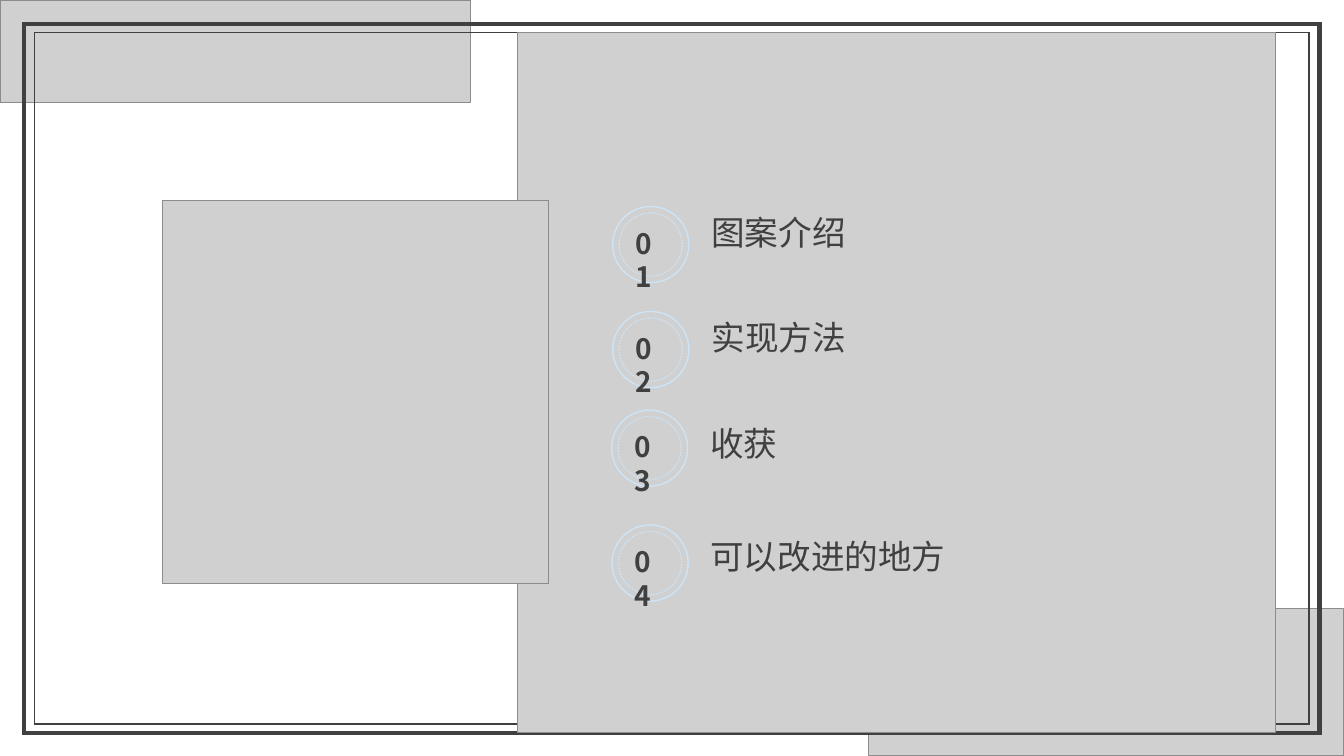
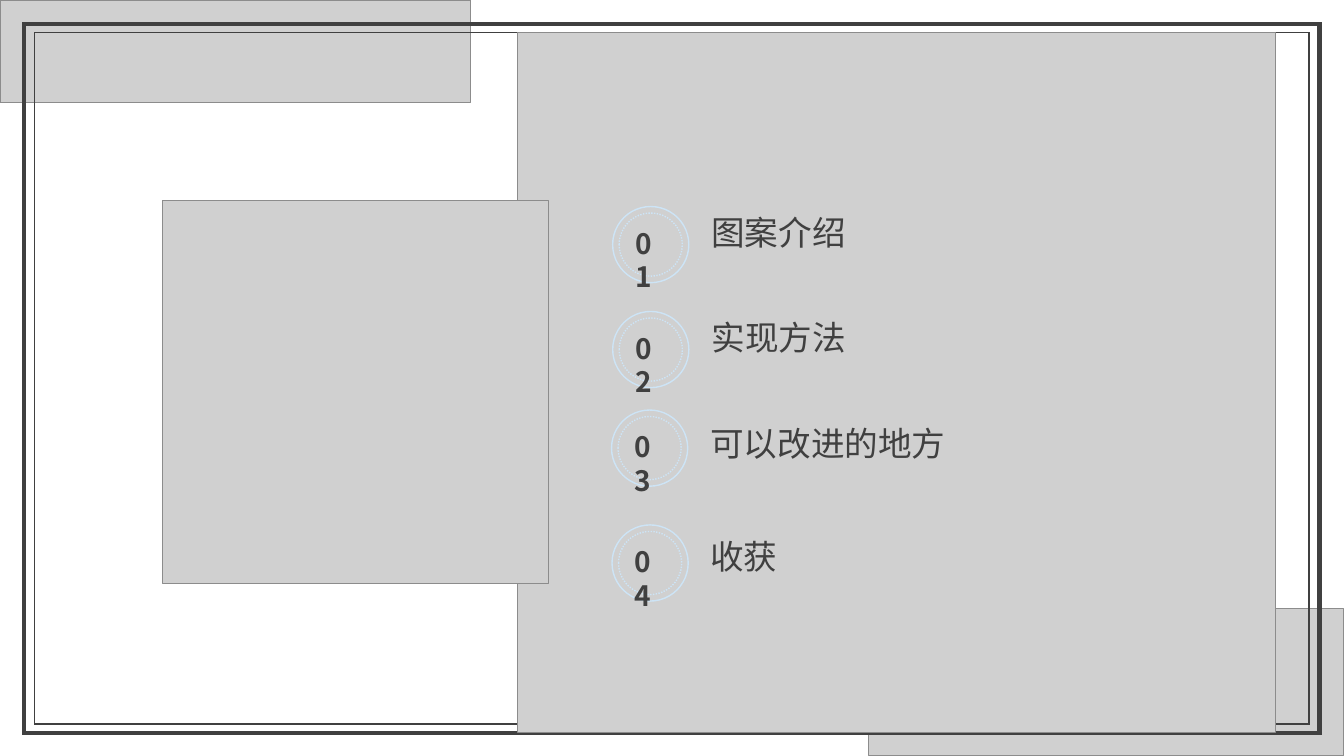
Before and after one commit to conorzhong/Webgl, a slide deck: slide 2 of first/webgl第一次作业.pptx. Drawn at 1344x756 pixels with LibreOffice and Linux fonts; fonts in the diff are those of the drawing; grey boxes stand for pictures; background and template pictures are left out. Boxes give left, top, right and bottom in pixels: in the first picture for what was removed or moved away, otherwise in the second. Text is boxed around its words. In the diff, an @@ line names an element or a change of style, - is before the commit and + after.

```diff
--- a/first/webgl第一次作业.pptx
+++ b/first/webgl第一次作业.pptx
@@ text at [710,428,945,459]: text changed @@
-收获
+可以改进的地方
@@ text at [710,541,777,572]: text changed @@
-可以改进的地方
+收获
```
Also in this commit, not shown: 2 other files.
